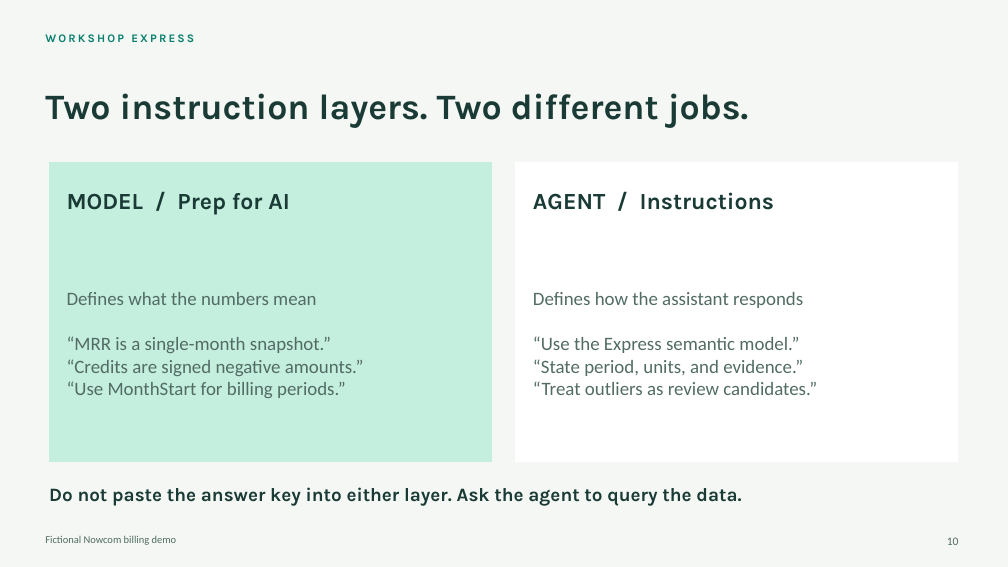
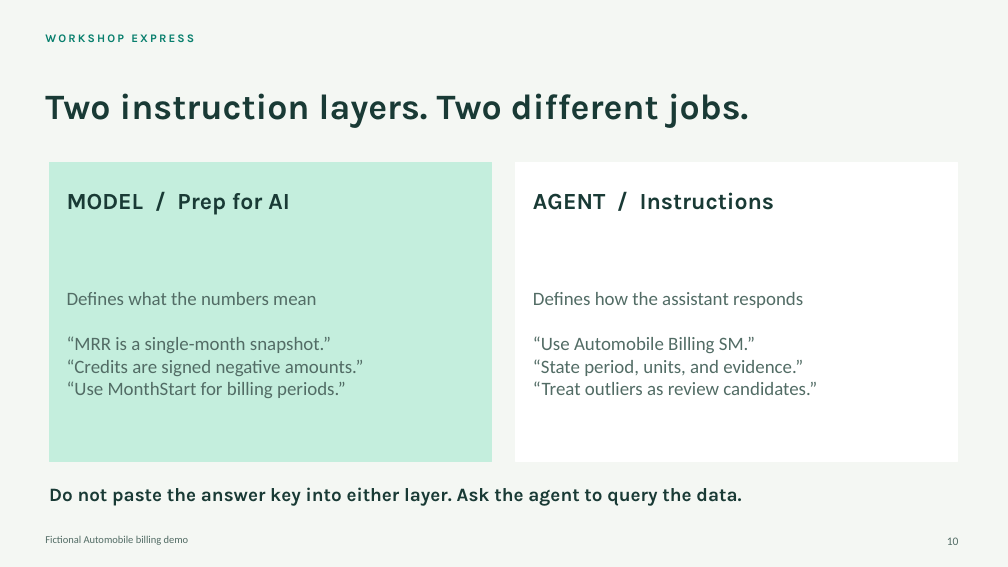
Before and after one commit to krepko7/FabricDataAgents1, a slide deck: slide 10 of workshop-express/Workshop-Express.pptx. Drawn at 1008x567 pixels with LibreOffice and Linux fonts; fonts in the diff are those of the drawing. Boxes give left, top, right and bottom in pixels: in the first picture for what was removed or moved away, otherwise in the second. Text is boxed around its words. In the diff, an @@ line names an element or a change of style, - is before the commit and + after.

```diff
--- a/workshop-express/Workshop-Express.pptx
+++ b/workshop-express/Workshop-Express.pptx
@@ text at box(533, 337, 755, 353): text changed @@
-“Use the Express semantic model.”
+“Use Automobile Billing SM.”
@@ text at box(45, 536, 189, 545): text changed @@
-Fictional Nowcom billing demo
+Fictional Automobile billing demo
```
Also in this commit, not shown: 19 other slides changed, 11 other files.
